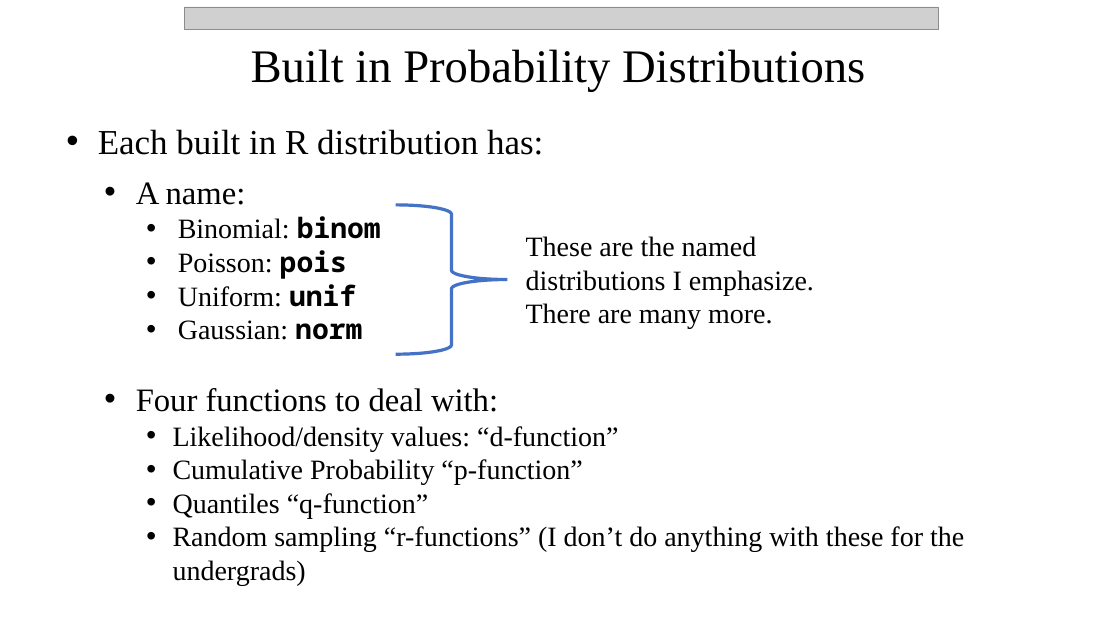
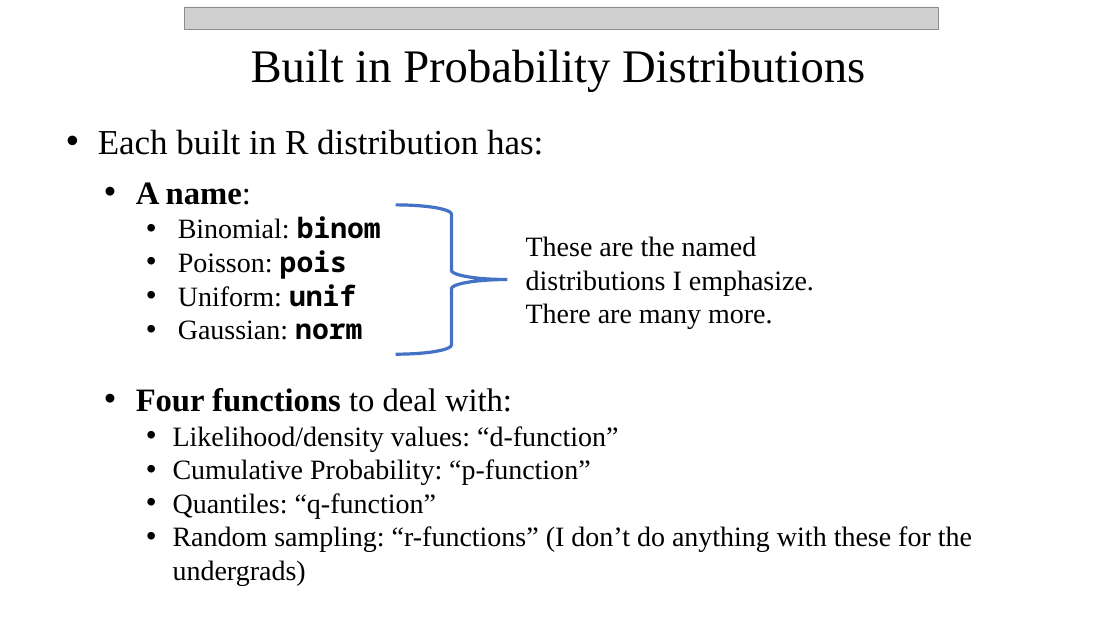
Before and after one commit to npetraco/workshop21, a slide deck: slide 11 of notes/day_2.pptx (slide 12 before the commit). Drawn at 1120x630 pixels with LibreOffice and Linux fonts; fonts in the diff are those of the drawing; grey boxes stand for pictures. Boxes give left, top, right and bottom in pixels: in the first picture for what was removed or moved away, otherwise in the second. Text is boxed around its words. In the diff, an @@ line names an element or a change of style, - is before the commit and + after.

```diff
--- a/notes/day_2.pptx
+++ b/notes/day_2.pptx
@@ text at [136, 182, 512, 412]: bold on in "A name:", "Four functions" @@
@@ text at [173, 459, 972, 586]: text changed @@
-      • Cumulative Probability “p-function”
-      • Quantiles “q-function”
-      • Random sampling “r-functions” (I don’t do anything with these for the undergrads)
+      • Cumulative Probability: “p-function”
+      • Quantiles: “q-function”
+      • Random sampling: “r-functions” (I don’t do anything with these for the undergrads)
```
Also in this commit, not shown: 9 other slides changed, 1 slide removed.
